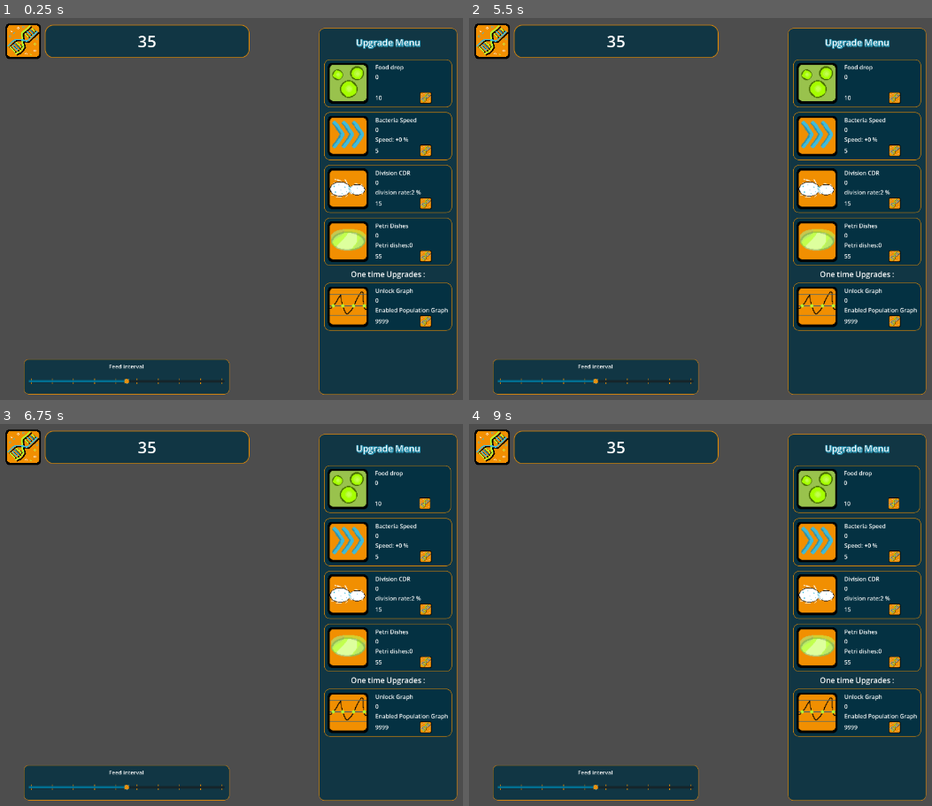
Above: before the commit, frames 1-4 (two rows, left to right).
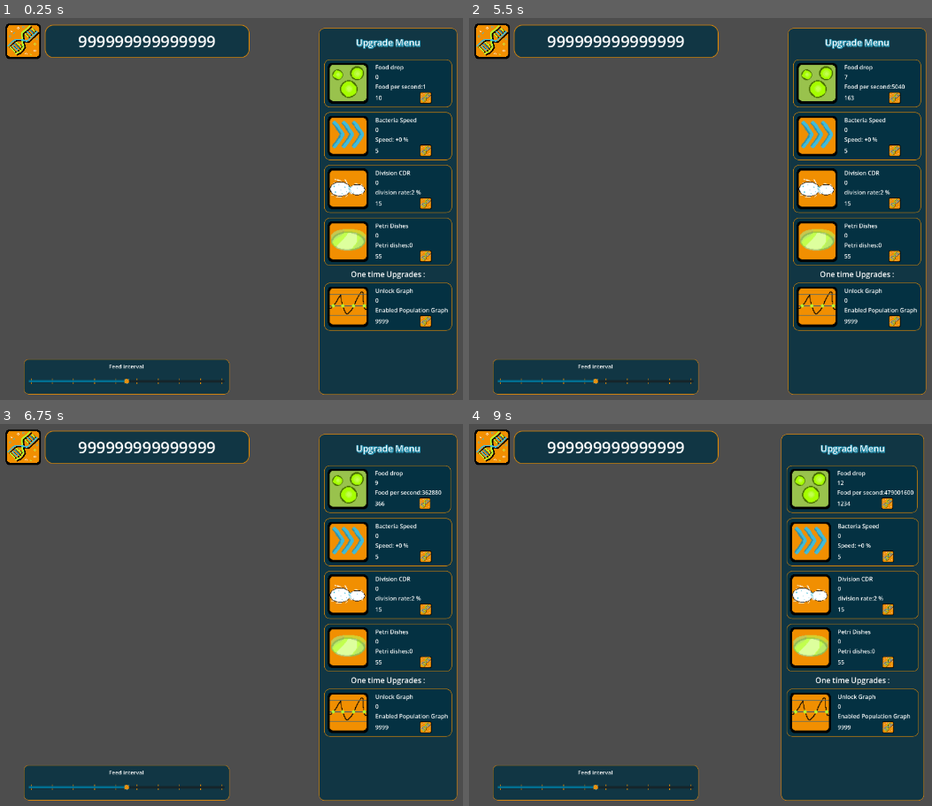
Above: after the commit, the same moments.

Repository: MisterIXI/chili-code-jam-4
Game: Godot game, scene res://autoload/game_data.tscn
Same seed, same stepped clock (60 frames per second), same inputs: the game is played once before the commit and once after it. The project has no main scene, so this scene is started directly. The engine's default icon, where the game draws it, is replaced by a stand-in: a white triangle on a blue panel in a dark square.
Inputs (mouse positions are in pixels of both pictures, inside the frame that each line leads up to):
- Up to frame 1 (0.25 s): no input
- Up to frame 2 (5.5 s): tap Enter at 0.5, 2, 3.5 s; move the mouse to (617, 40) at 0.52 s; hold D (move_right) 0.53-1.28 s; tap 1 (hotkey_1) every 0.75 s from 0.6 to 5.1 s; click (617, 40) at 0.67 s; tap Space at 1.25, 2.75, 4.25 s; move the mouse to (outside the picture) at 1.27 s; hold Down (move_backward) 1.28-2.03 s; move the mouse to (668, 121) at 2.02 s; hold D (move_right) 2.03-2.78 s; move the mouse to (561, 289) at 2.77 s; hold W (move_forward) 2.78-3.53 s; click (561, 289) at 2.92 s; move the mouse to (811, 270) at 3.52 s; hold A (move_left) 3.53-5.03 s; move the mouse to (outside the picture) at 4.27 s; move the mouse to (631, 209) at 5.02 s; hold Down (move_backward) from 5.03 s (still down); click (631, 209) at 5.17 s
- Up to frame 3 (6.75 s): move the mouse to (23, 515) at 5.77 s; release Down (move_backward) at 5.78 s; hold D (move_right) 5.78-6.53 s; tap 1 (hotkey_1) at 5.85, 6.6 s; move the mouse to (282, 595) at 6.52 s; hold W (move_forward) from 6.53 s (still down)
- Up to frame 4 (9 s): move the mouse to (outside the picture) at 7.27 s; release W (move_forward) at 7.28 s; hold D (move_right) 7.28-8.03 s; tap 1 (hotkey_1) at 7.35, 8.1, 8.85 s; click (outside the picture) at 7.42 s; move the mouse to (668, 527) at 8.02 s; hold Down (move_backward) 8.03-8.78 s; move the mouse to (561, 695) at 8.77 s; hold A (move_left) from 8.78 s (still down)

The runs differ from the first frame. In frame 1, 0.6% of the frame differs, in the area x 17-92%, y 4-19%; in frame 2, 0.6%; in frame 3, 0.7%; in frame 4, 8.8%, in the area x 17-99%, y 2-99%.
Error before the commit: Parse Error: Used tab character for indentation instead of space as used before in the file. (res://autoload/game_data.gd:62)

Commit message:
game_data_merge_fix

Diff:
--- a/autoload/game_data.gd
+++ b/autoload/game_data.gd
@@ -57,34 +57,33 @@
 }
 func increase_dna(_value : float) ->void:
     player_progress["dna_currency"] += _value
-    dna_changed.emit(player_progress["dna_currency"])
 
 static func num_to_scientific(value: float, decimal_count: int = 3) -> String:
-	var is_negative = false
+    var is_negative = false
 	# handle negative values
-	if value < 0:
-		value *= -1
-		is_negative = true
+    if value < 0:
+        value *= -1
+        is_negative = true
 
-	var exponent: float= 0.0
-	var mantissa: float= value
+    var exponent: float= 0.0
+    var mantissa: float= value
 
-	if value == 0.0:
-		return " 0." + "0".repeat(decimal_count) + "e+0  "
+    if value == 0.0:
+        return " 0." + "0".repeat(decimal_count) + "e+0  "
 
-	while mantissa < 1.0:
-		mantissa *= 10.0
-		exponent -= 1
+    while mantissa < 1.0:
+        mantissa *= 10.0
+        exponent -= 1
 
-	while mantissa > 10.0:
-		mantissa /= 10.0
-		exponent += 1
+    while mantissa > 10.0:
+        mantissa /= 10.0
+        exponent += 1
 
 	# format text
-	var mantissa_str = "%.*f" % [decimal_count, mantissa]
-	var result = mantissa_str + "e" + "%+-4d" % exponent
-	if is_negative:
-		result = "-" + result
-	else:
-		result = " " + result
-	return result
+    var mantissa_str = "%.*f" % [decimal_count, mantissa]
+    var result = mantissa_str + "e" + "%+-4d" % exponent
+    if is_negative:
+        result = "-" + result
+    else:
+        result = " " + result
+    return result
